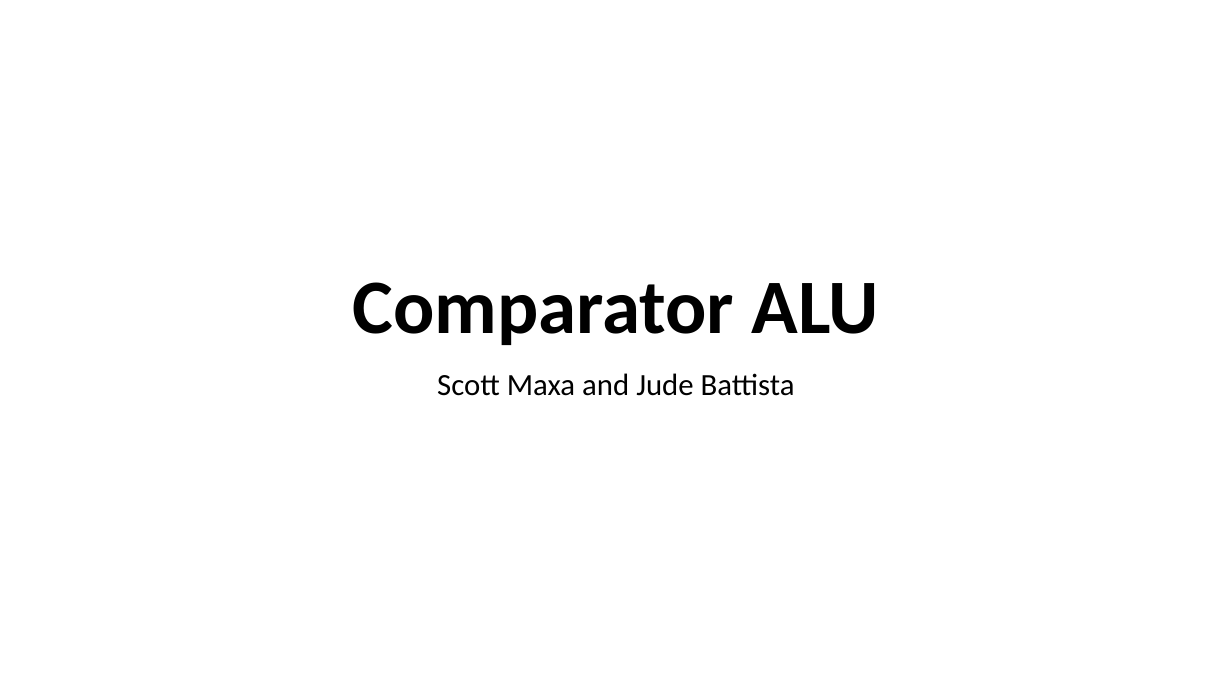
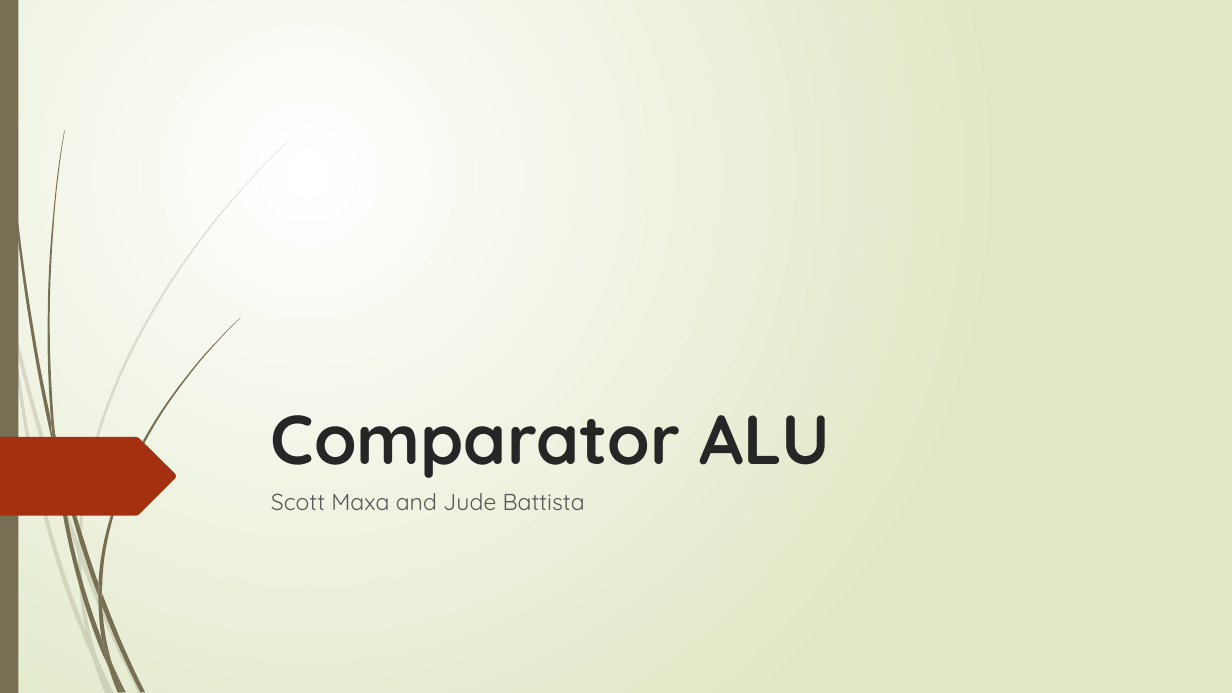
Before and after one commit to judebattista/cs401_lab01, a slide deck: slide 1 of ComparatorALU.pptx. Drawn at 1232x693 pixels with LibreOffice and Linux fonts; fonts in the diff are those of the drawing. Boxes give left, top, right and bottom in pixels: in the first picture for what was removed or moved away, otherwise in the second. Text is boxed around its words. In the diff, an @@ line names an element or a change of style, - is before the commit and + after.

Commit message:
Add theme to presentation

```diff
--- a/ComparatorALU.pptx
+++ b/ComparatorALU.pptx
@@ background #FFFFFF to gradient #FFFFFF to #DFE8C4 @@
@@ rectangle added at <box>0,0,18,693</box>, fill #766F54 @@
@@ title "Comparator ALU": place and size @@
-title "Comparator ALU" at <box>353,282,879,345</box>
+title "Comparator ALU" at <box>271,415,831,478</box>
@@ title "Comparator ALU" at <box>271,415,831,478</box>: size 60 to 54 pt, font Calibri to Quicksand, text colour #000000 to #262626; alignment centre to left; line spacing 0.9 to 1 @@
@@ freeform shape added at <box>0,437,177,516</box>, fill #A53010 @@
@@ subtitle "Scott Maxa and Jude Battista": place and size @@
-subtitle "Scott Maxa and Jude Battista" at <box>437,373,795,396</box>
+subtitle "Scott Maxa and Jude Battista" at <box>271,493,585,510</box>
@@ subtitle "Scott Maxa and Jude Battista" at <box>271,493,585,510</box>: size 24 to 18 pt, font Calibri to Quicksand, text colour #000000 to #595959; alignment centre to left; line spacing 0.9 to 1 @@
@@ group added at <box>0,141,288,693</box>: 10 freeform shapes @@
@@ group added at <box>3,0,240,693</box>: 12 freeform shapes @@
```
Also in this commit, not shown: 2 other slides changed, 2 slides added, 2 slides removed.
